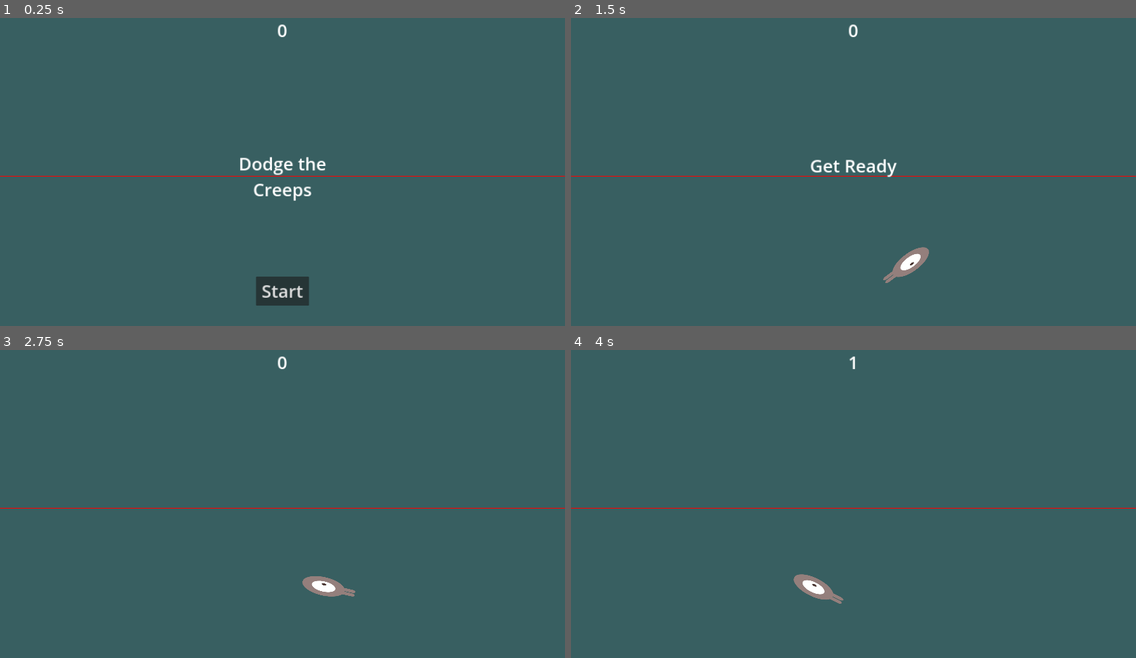
Above: before the commit, frames 1-4 (two rows, left to right).
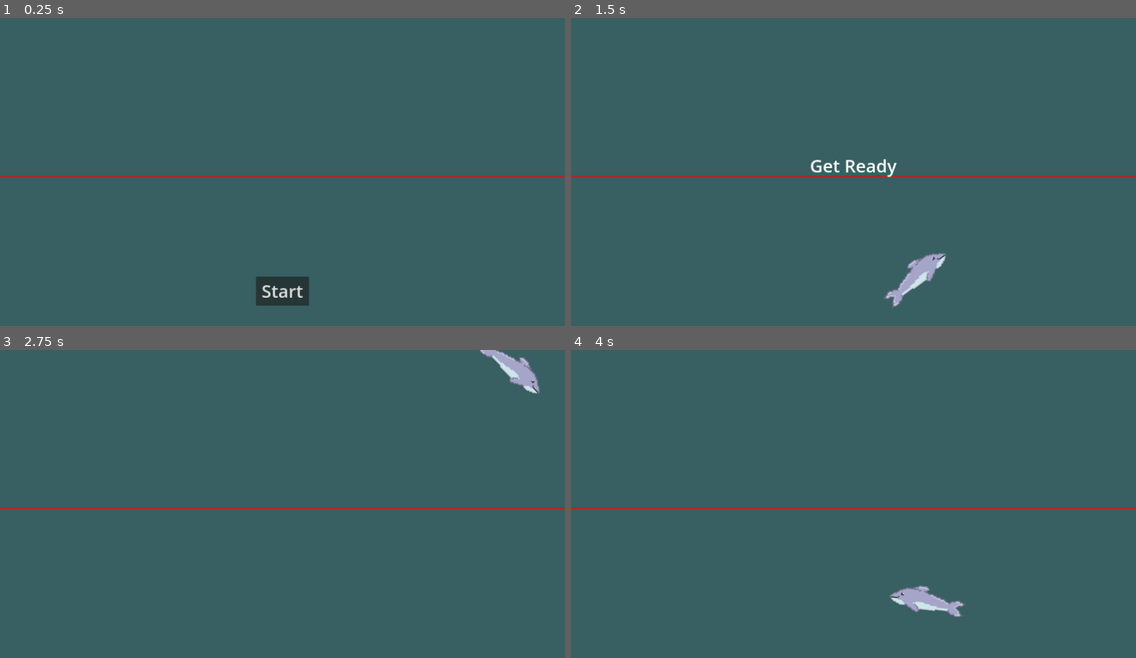
Above: after the commit, the same moments.

Repository: Kugelpanzer/GGJ-2024
Game: Godot game, scene res://Main.tscn
Same seed, same stepped clock (60 frames per second), same inputs: the game is played once before the commit and once after it.
Inputs (mouse positions are in pixels of both pictures, inside the frame that each line leads up to):
- Up to frame 1 (0.25 s): no input
- Up to frame 2 (1.5 s): click "Start" at 0.5 s; move the mouse to (977, 159) at 1.27 s
- Up to frame 3 (2.75 s): move the mouse to (169, 525) at 2.02 s
- Up to frame 4 (4 s): move the mouse to (910, 439) at 2.77 s; move the mouse to (825, 571) at 3.52 s

The runs differ from the first frame. In frame 1, 0.6% of the frame differs, in the area x 42-58%, y 2-60%; in frame 2, 1.0%; in frame 3, 1.1%; in frame 4, 1.1%, in the area x 39-70%, y 2-87%.

Commit message:
Dolphin sprite added

Diff:
--- a/Dolphin.gd
+++ b/Dolphin.gd
@@ -4,10 +4,10 @@
 
 
 
-@export var max_speed = 1200 # How fast the player will move (pixels/sec).
-@export var min_speed = 800
-@export var acceleration = 8000
-@export var gravity_acceleration = 100
+@export var max_speed = 1400 # How fast the player will move (pixels/sec).
+@export var min_speed = 900
+@export var acceleration = 7000
+@export var gravity_acceleration = 1800
 
 var velocity = Vector2.ZERO
 
@@ -23,29 +23,32 @@
 
 
 func _process(delta):
-	var direction_to_cursor
-	var acceleration_vector
 	if in_water:
-		direction_to_cursor = get_viewport().get_mouse_position() - position
-		acceleration_vector = direction_to_cursor.normalized() * acceleration
+		#find direction from dolphin to cursor, acceleration is in that direction
+		var direction_to_cursor = get_viewport().get_mouse_position() - position
+		var acceleration_vector = direction_to_cursor.normalized() * acceleration
+
+		#randomize a bit angle and intensity of acceleration vector
+		acceleration_vector = acceleration_vector.rotated(randf_range(-PI/36, PI/36))
+		acceleration_vector = acceleration_vector.normalized() * acceleration_vector.length() * randf_range(0.7, 1.3)
+
+		#calculate change in velocity
+		velocity += acceleration_vector * delta
+
+		#clamp minimum and maximum velocity
+		velocity = velocity.limit_length(max_speed)
+		if velocity.length() < min_speed:
+			velocity = velocity.normalized() * min_speed
 	else:
-		acceleration_vector = Vector2.DOWN * acceleration
+		#out of water just fall down
+		velocity += Vector2.DOWN * gravity_acceleration * delta
 
-	acceleration_vector = acceleration_vector.rotated(randf_range(-PI/18, PI/18))
-	acceleration_vector = acceleration_vector.normalized() * acceleration_vector.length() * randf_range(0.9, 1.1)
+	#change position of delphin in direction of velocity
+	position += velocity * delta
 
-	velocity += acceleration_vector * delta
-
-	velocity = velocity.limit_length(max_speed)
-	if velocity.length() < min_speed:
-		velocity = velocity.normalized() * min_speed
-
-	position += velocity * delta
+	#delphin is always pointing forward
 	look_at(position + velocity)
-	#if(velocity > max_speed)
-	#	velocity = max_speed
-	#position = get_viewport().get_mouse_position()
-
+	$AnimatedSprite2D.flip_v = velocity.x < 0
 
 func start(pos):
 	position = pos
--- a/Dolphin.tscn
+++ b/Dolphin.tscn
@@ -1,33 +1,16 @@
-[gd_scene load_steps=8 format=3 uid="uid://4vwrqjegqwpj"]
+[gd_scene load_steps=5 format=3 uid="uid://4vwrqjegqwpj"]
 
 [ext_resource type="Script" path="res://Dolphin.gd" id="1"]
-[ext_resource type="Texture2D" uid="uid://ftkxr8r4qghp" path="res://art/playerGrey_walk1.png" id="2"]
-[ext_resource type="Texture2D" uid="uid://couyhcegeihme" path="res://art/playerGrey_walk2.png" id="3"]
-[ext_resource type="Texture2D" uid="uid://b4yyoafu8bi0q" path="res://art/playerGrey_up1.png" id="4"]
-[ext_resource type="Texture2D" uid="uid://bko65a0nd66st" path="res://art/playerGrey_up2.png" id="5"]
+[ext_resource type="Texture2D" uid="uid://cm2ur0irfv76g" path="res://art/delfin.png" id="6_pexb8"]
 
 [sub_resource type="SpriteFrames" id="1"]
 animations = [{
 "frames": [{
 "duration": 1.0,
-"texture": ExtResource("2")
-}, {
-"duration": 1.0,
-"texture": ExtResource("3")
+"texture": ExtResource("6_pexb8")
 }],
 "loop": true,
-"name": &"right",
-"speed": 5.0
-}, {
-"frames": [{
-"duration": 1.0,
-"texture": ExtResource("4")
-}, {
-"duration": 1.0,
-"texture": ExtResource("5")
-}],
-"loop": true,
-"name": &"up",
+"name": &"swim",
 "speed": 5.0
 }]
 
@@ -40,13 +23,15 @@
 script = ExtResource("1")
 
 [node name="AnimatedSprite2D" type="AnimatedSprite2D" parent="."]
-rotation = 1.5708
-scale = Vector2(0.58, 1.36011)
+modulate = Color(0.862745, 1, 1, 1)
+position = Vector2(-20, -2)
+scale = Vector2(4.804, 4)
 sprite_frames = SubResource("1")
-animation = &"right"
+animation = &"swim"
+frame_progress = 0.419449
 
 [node name="CollisionShape2D" type="CollisionShape2D" parent="."]
-rotation = 1.5708
+rotation = 1.50098
 scale = Vector2(1.01463, 1)
 shape = SubResource("2")
 
--- a/HUD.tscn
+++ b/HUD.tscn
@@ -12,6 +12,7 @@
 script = ExtResource("1")
 
 [node name="ScoreLabel" type="Label" parent="."]
+visible = false
 anchors_preset = 10
 anchor_right = 1.0
 offset_bottom = 78.0
@@ -21,6 +22,7 @@
 horizontal_alignment = 1
 
 [node name="MessageLabel" type="Label" parent="."]
+visible = false
 anchors_preset = 14
 anchor_top = 0.5
 anchor_right = 1.0
--- a/project.godot
+++ b/project.godot
@@ -30,6 +30,7 @@
 
 window/size/viewport_width=1920
 window/size/viewport_height=1080
+window/size/mode=3
 window/size/window_width_override=480
 window/size/window_height_override=720
 window/stretch/mode="canvas_items"
Not shown: 1 places in Main.tscn that only renumber resources
Binary file added: art/delfin.png
Not shown, added: art/delfin.png.import
